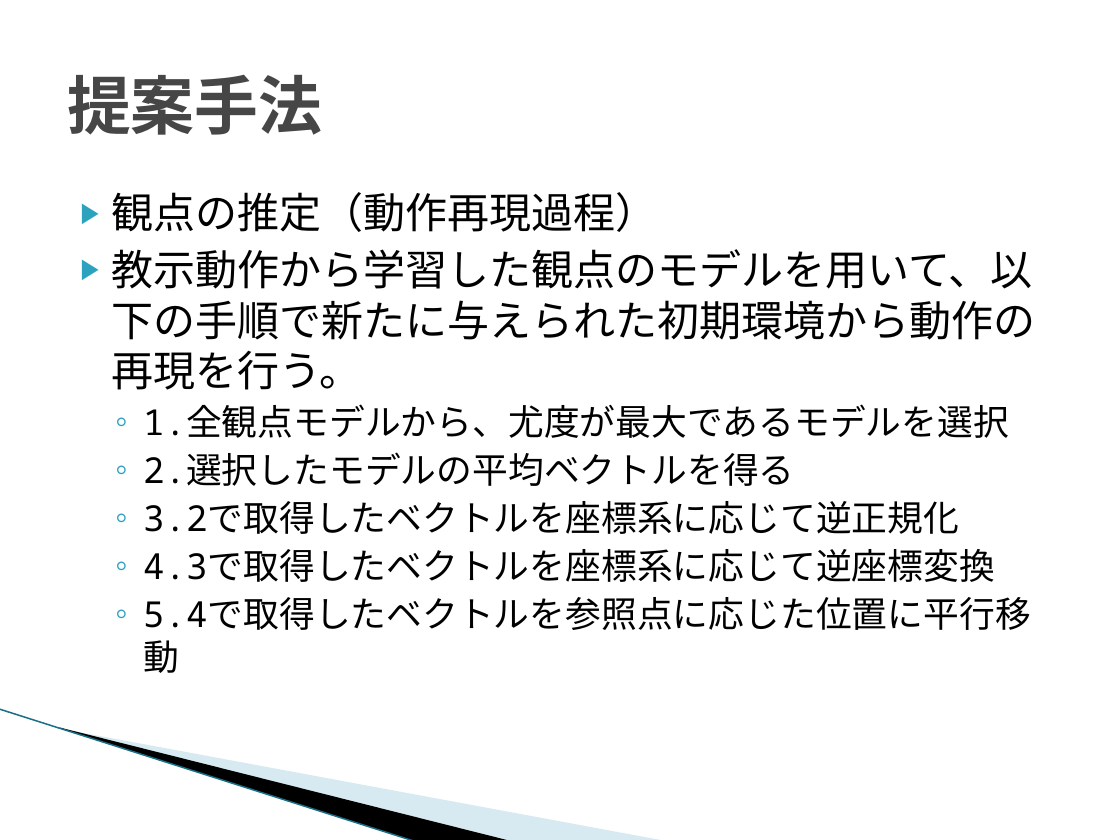
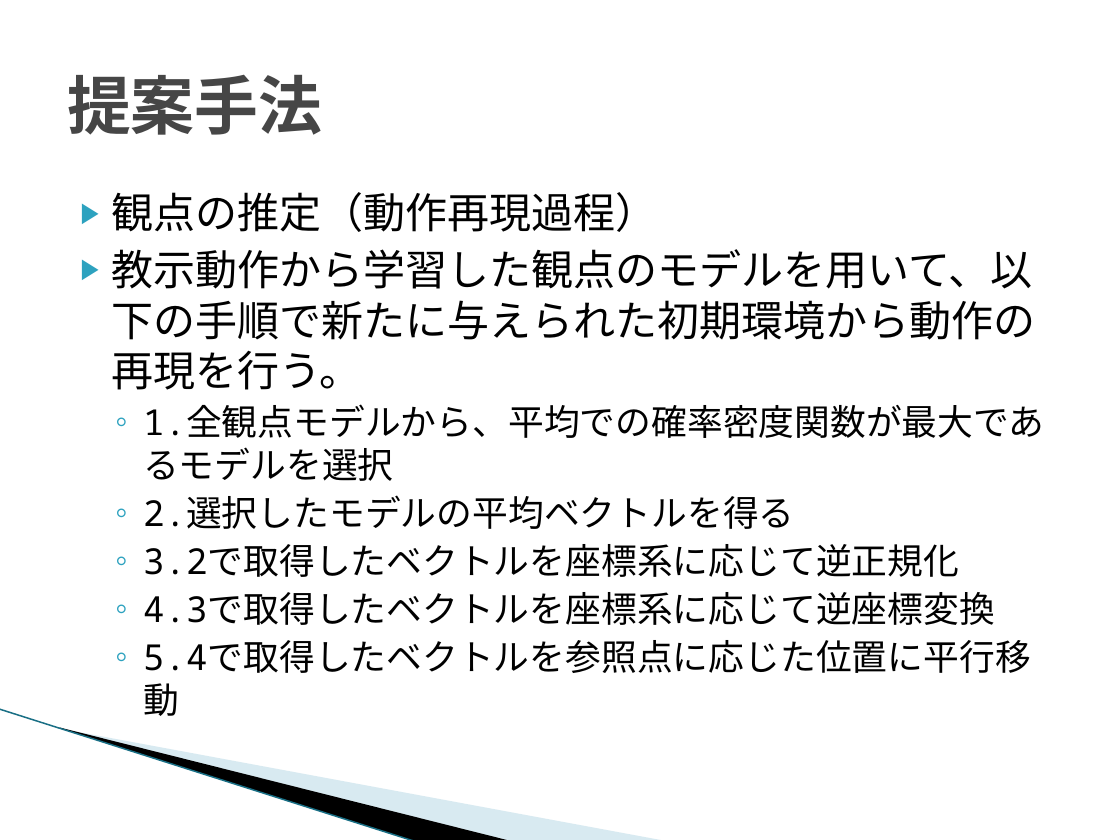
Before and after one commit to TetsuyaKomota/GitforEclipseTest, a slide deck: slide 8 of IntentionLearning/memo/人の教示動作からの.pptx. Drawn at 1120x840 pixels with LibreOffice and Linux fonts; fonts in the diff are those of the drawing; background and template pictures are left out. Boxes give left, top, right and bottom in pixels: in the first picture for what was removed or moved away, otherwise in the second. Text is boxed around its words. In the diff, an @@ line names an element or a change of style, - is before the commit and + after.

```diff
--- a/IntentionLearning/memo/人の教示動作からの.pptx
+++ b/IntentionLearning/memo/人の教示動作からの.pptx
@@ text at [143,404,1045,481]: text changed @@
-  ◦ 1.全観点モデルから、尤度が最大であるモデルを選択
+  ◦ 1.全観点モデルから、平均での確率密度関数が最大であるモデルを選択
```
Also in this commit, not shown: 7 other slides changed, 4 slides added, 3 other files.
